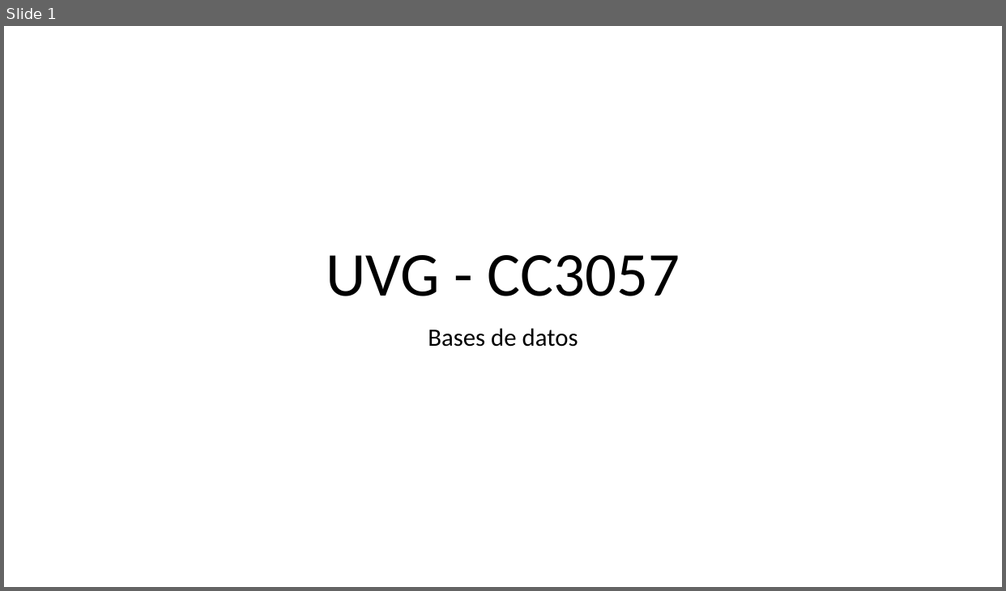
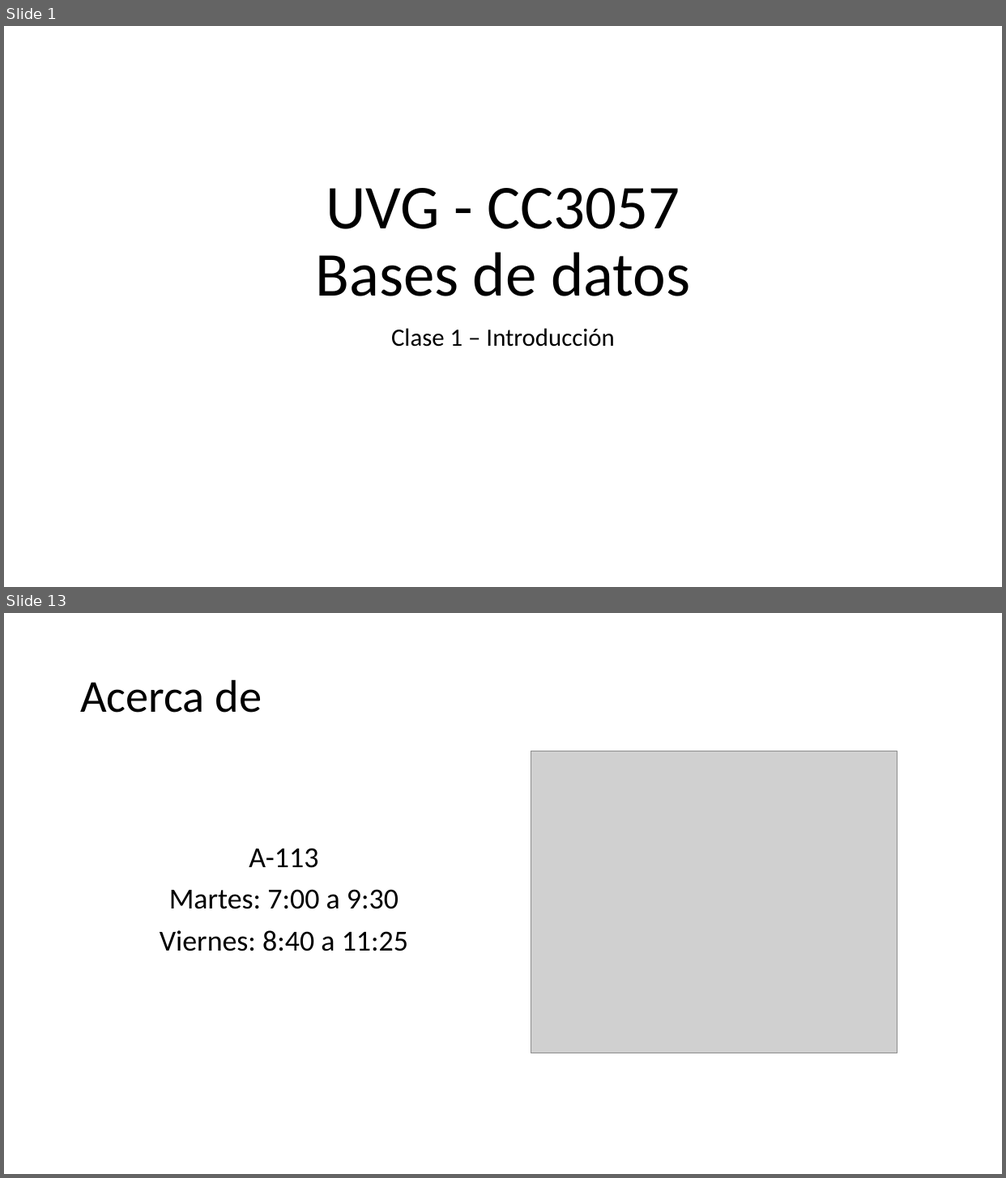
Before and after one commit to hectorh30/cc3057-2017, a slide deck: clases/clase1-introduccion/clase1.pptx. Shown one above the other, each under a label of ours: slide 1 before the commit, slides 1 and 13 after it; the slides between them are not shown. The pictures are 1006x591 and 1006x1178 pixels, drawn with LibreOffice and Linux fonts; fonts in the diff are those of the drawing; grey boxes stand for pictures. Boxes give left, top, right and bottom in pixels: in the first picture for what was removed or moved away, otherwise in the second. Text is boxed around its words. In the diff, an @@ line names an element or a change of style, - is before the commit and + after.

```diff
--- a/clases/clase1-introduccion/clase1.pptx
+++ b/clases/clase1-introduccion/clase1.pptx
@@ slide 13 added at bbox=[4, 613, 1002, 1174], background #FFFFFF @@
@@ title added at bbox=[80, 679, 262, 713], 44 pt, text #000000 @@
+Acerca de
@@ picture added at bbox=[532, 752, 898, 1053] @@
@@ text added at bbox=[160, 848, 408, 952], 28 pt, text #000000 @@
+A-113
+Martes: 7:00 a 9:30
+Viernes: 8:40 a 11:25
@@ slide 1 changed as well @@
@@ title at bbox=[315, 188, 690, 297]: text changed @@
-UVG - CC3057
+UVG - CC3057
+Bases de datos
@@ subtitle at bbox=[391, 328, 614, 347]: text changed @@
-Bases de datos
+Clase 1 – Introducción
```
Also in this commit, not shown: 22 other slides added.
